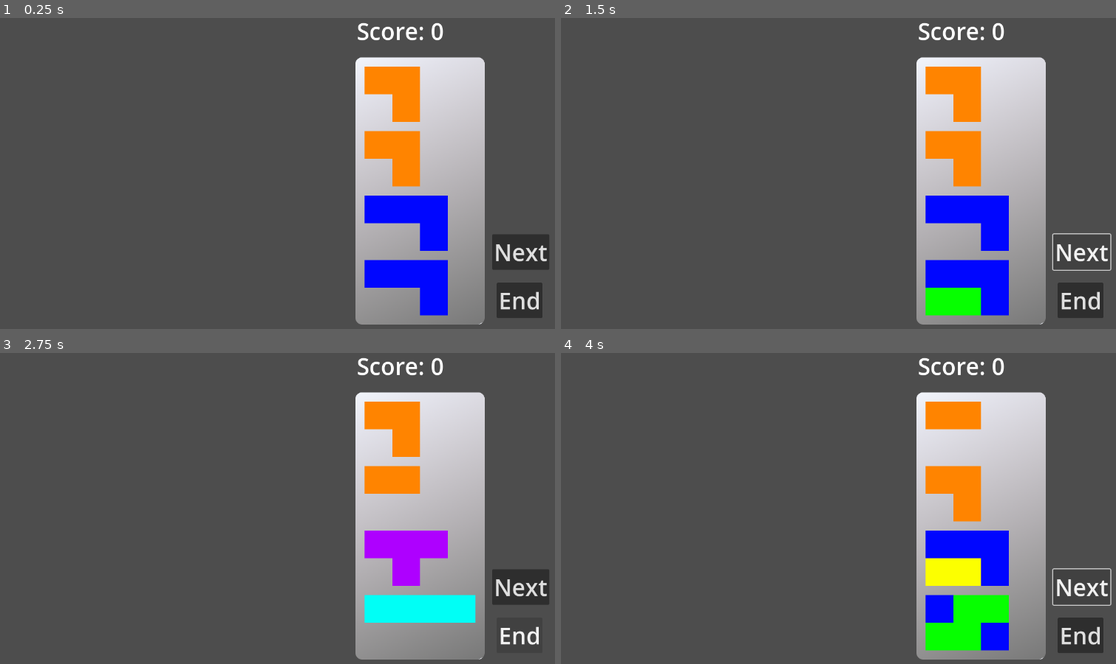
Above: before the commit, frames 1-4 (two rows, left to right).
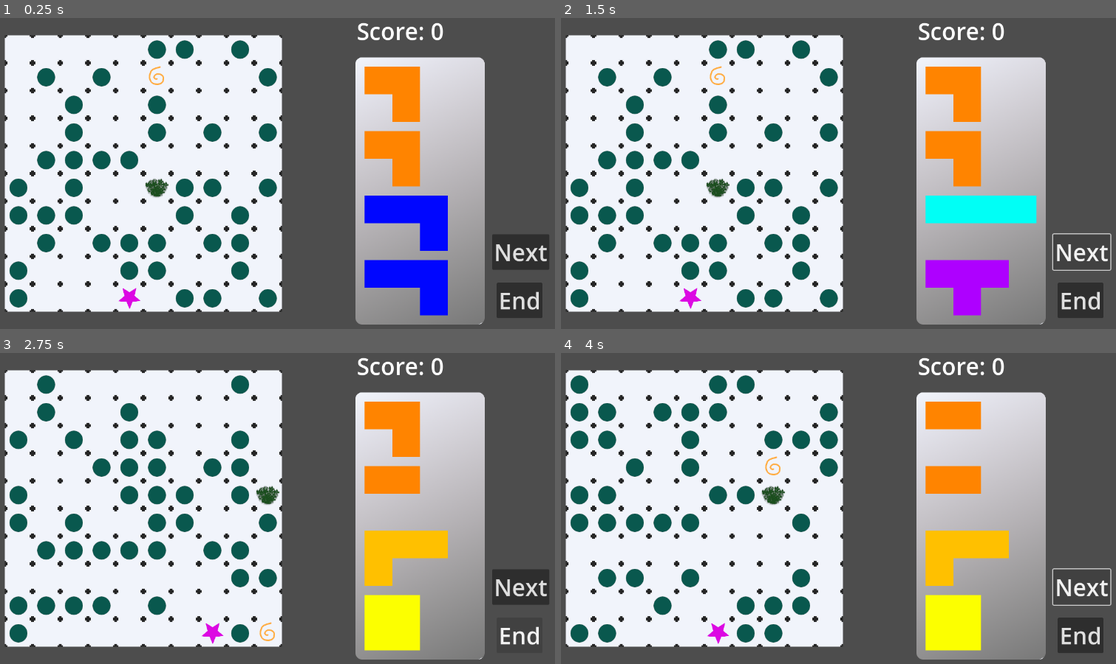
Above: after the commit, the same moments.

Repository: mDuo13/ld54
Game: Godot game, scene res://Scenes/PlayGame.tscn
The game is run twice, just before and just after one commit, with the same random seed, the same clock (stepped at 60 frames per second) and the same inputs.
Inputs:
- Up to frame 1 (0.25 s): no input
- Up to frame 2 (1.5 s): click "Next" at 0.5 s; click "Next" at 1.25 s
- Up to frame 3 (2.75 s): click "End" at 2 s
- Up to frame 4 (4 s): click "End" at 2.75 s; click "Next" at 3.5 s

The runs differ from the first frame. In frame 1, 44% of the frame differs, in the area x 0-51%, y 5-95%; in frame 2, 49%; in frame 3, 49%; in frame 4, 50%, in the area x 0-81%, y 5-96%.
Error before the commit: Parse Error: Identifier "TBD" not declared in the current scope. (res://Scripts/plate.gd:226)
Error after the commit: Invalid call. Nonexistent function 'size' in base 'int'. (res://Scripts/plate.gd:230)

Commit message:
plate work for 2d piece cells

Diff:
--- a/Scripts/plate.gd
+++ b/Scripts/plate.gd
@@ -48,7 +48,11 @@
 var unscored_specials = []
 var scored_specials = []
 
+const OFFSCREEN = Vector2(-9999,-9999) ## Used for spawning pieces where player doesn't need to see them
+
 func _ready():
+	if []:
+		print("empty array is truthy")
 	randomize_board()
 	place_blockers()
 
@@ -88,33 +92,57 @@
 			)
 
 func place_blockers():
+
 	#TODO: check for illegal placement (both initial and grow)
+	### INC. code for better blocker placement
 	for i in range(BLOCKER_COUNT):
-		var loc
-		while true:
-			loc = Vector2i(randi_range(0,GRID_WIDTH), randi_range(0,GRID_HEIGHT))
-			if oob(loc) or scoring_at(loc) > 0 or food_color_at(loc) == 3:
-				# try again if out of bounds or would overwrite a special or blocker
-				continue
-			break
-		put_food_at("blocked", loc)
-		for j in range(BLOCKER_SIZE-1):
-			var new_loc
-			var dirs_to_try = ORTHAGONAL_DIRS.duplicate()
-			dirs_to_try.shuffle()
-			var _failed_to_grow = false
-			while true:
-				new_loc = loc + dirs_to_try.pop_back()
-				if oob(new_loc) or scoring_at(new_loc) > 0 or food_color_at(new_loc) == 3:
-					if not dirs_to_try.size():
-						print("Nowhere to grow blocker...")
-						_failed_to_grow = true
-						break
-					continue
+		# Place "advanced" pieces as blockers
+		var blk = get_node("../PieceManager").make_piece_at(OFFSCREEN, "advanced")
+		var possible_locs = []
+		for x in range(GRID_WIDTH):
+			for y in range(GRID_HEIGHT):
+				possible_locs.append(Vector2i(x,y))
+		possible_locs.shuffle()
+		while possible_locs:
+			if not possible_locs.size():
+				print("oh shit, out of legal placements for blocker #", i)
 				break
-			#TODO: do something about failing to grow the blockers
-			loc = new_loc
-			put_food_at("blocked", loc)
+			var loc = possible_locs.pop_back()
+			# TBD: cells2d?
+			var cells_placed = test_piece_placement(loc, blk.piece.cells, "blocked")
+			if not cells_placed.size():
+				continue # try another loc
+			else:
+				for cell in cells_placed:
+					put_food_at("blocked", cell)
+				break
+
+# ##OLD blocker placement code
+#		var loc
+#		while true:
+#			loc = Vector2i(randi_range(0,GRID_WIDTH), randi_range(0,GRID_HEIGHT))
+#			if oob(loc) or scoring_at(loc) > 0 or food_color_at(loc) == 3:
+#				# try again if out of bounds or would overwrite a special or blocker
+#				continue
+#			break
+#		put_food_at("blocked", loc)
+#		for j in range(BLOCKER_SIZE-1):
+#			var new_loc
+#			var dirs_to_try = ORTHAGONAL_DIRS.duplicate()
+#			dirs_to_try.shuffle()
+#			var failed_to_grow = false
+#			while true:
+#				new_loc = loc + dirs_to_try.pop_back()
+#				if oob(new_loc) or scoring_at(new_loc) > 0 or food_color_at(new_loc) == 3:
+#					if not dirs_to_try.size():
+#						print("Nowhere to grow blocker...")
+#						failed_to_grow = true
+#						break
+#					continue
+#				break
+#			#TODO: do something about failing to grow the blockers
+#			loc = new_loc
+#			put_food_at("blocked", loc)
 
 func scoring_at(coords: Vector2i):
 	var cell_data = $PlateGrid.get_cell_tile_data(LAYER_BASE, coords)
@@ -223,7 +251,7 @@
 	#TODO: handle rotation, maybe some other stuff
 
 	var bump_score = 0
-	var cells2d : Array = TBD#TODO: piece.piece.cells?? ### grumble, "nested typed collections" like Array[Array[int]] aren't supported
+	var cells2d : Array = piece.piece.cells#TODO: piece.piece.cells?? ### grumble, "nested typed collections" like Array[Array[int]] aren't supported
 	var q_change = test_piece_placement(coords, cells2d, color)
 
 	if not q_change.size():
--- a/project.godot
+++ b/project.godot
@@ -15,6 +15,10 @@
 config/features=PackedStringArray("4.1", "Forward Plus")
 config/icon="res://icon.svg"
 
+[audio]
+
+driver/mix_rate.web=44100
+
 [debug]
 
 gdscript/warnings/integer_division=0
Not shown, changed: rr-todo.txt
